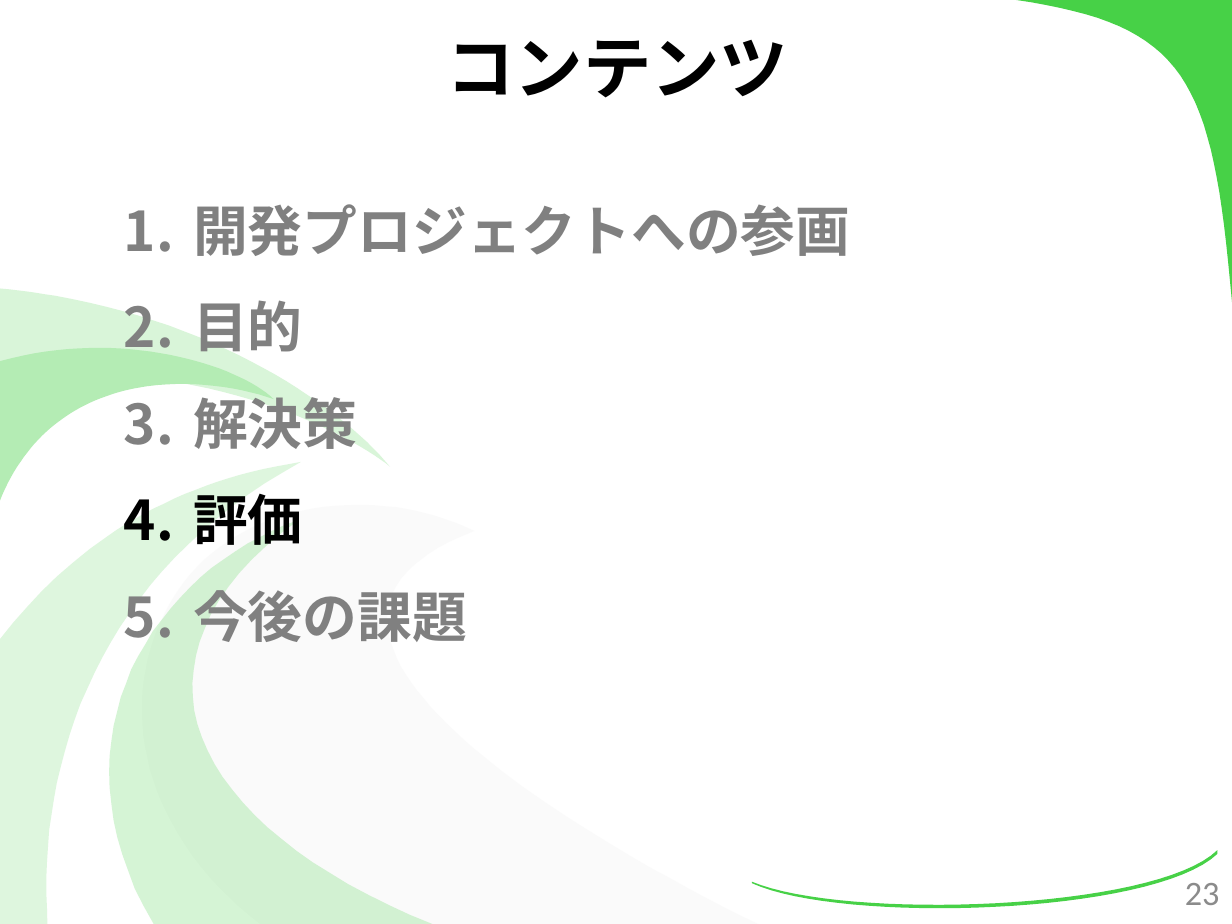
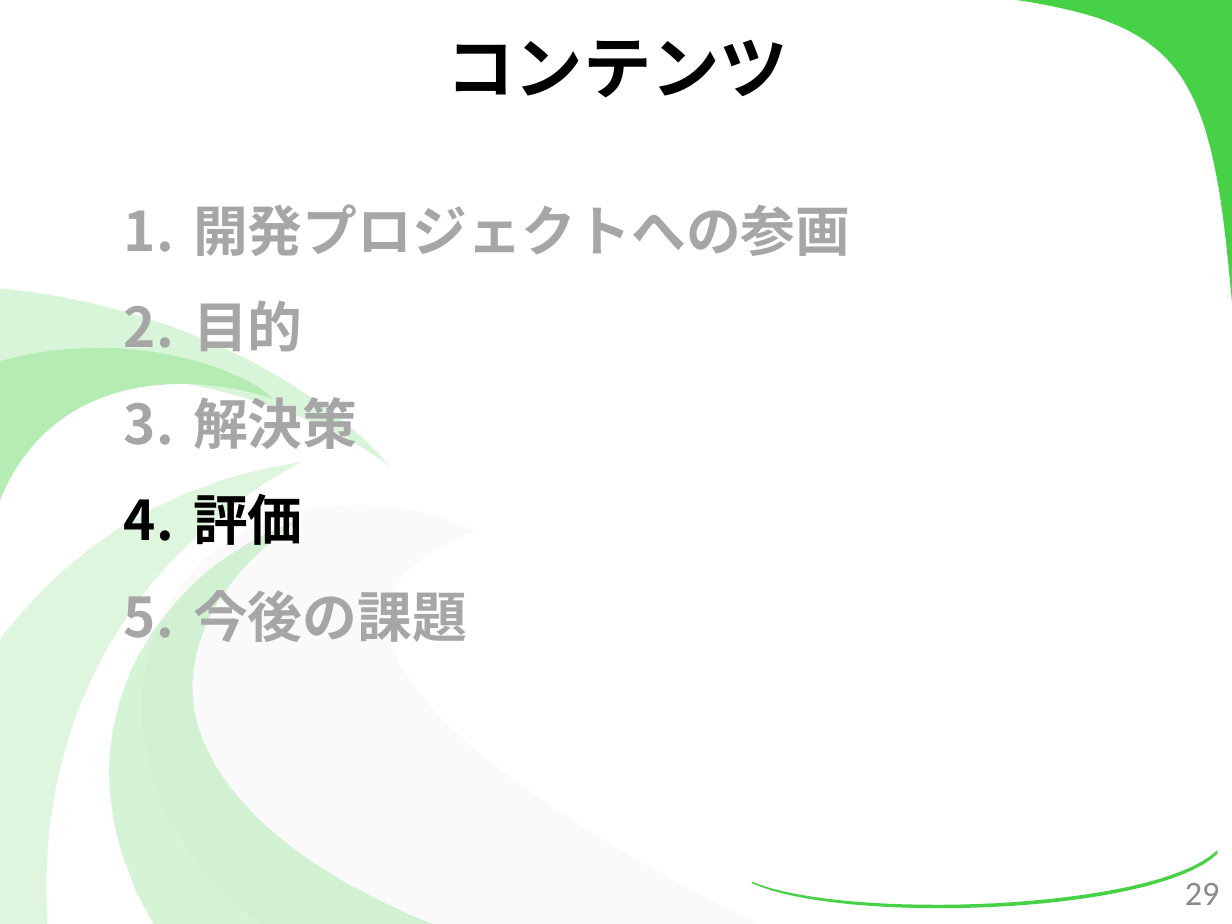
Before and after one commit to kotaro0717/Report-Management, a slide deck: slide 29 of 2.最終報告/3.発表資料/報告資料(最終).pptx (slide 23 before the commit). Drawn at 1232x924 pixels with LibreOffice and Linux fonts; fonts in the diff are those of the drawing. Boxes give left, top, right and bottom in pixels: in the first picture for what was removed or moved away, otherwise in the second. Text is boxed around its words. In the diff, an @@ line names an element or a change of style, - is before the commit and + after.

```diff
--- a/2.最終報告/3.発表資料/報告資料(最終).pptx
+++ b/2.最終報告/3.発表資料/報告資料(最終).pptx
@@ text at (193,204,850,642): text colour #808080 to #A6A6A6 @@
@@ page number at (1185,883,1220,905): text changed @@
-23
+29
```
Also in this commit, not shown: 31 other slides changed, 15 slides added, 11 slides removed, 6 other files.
